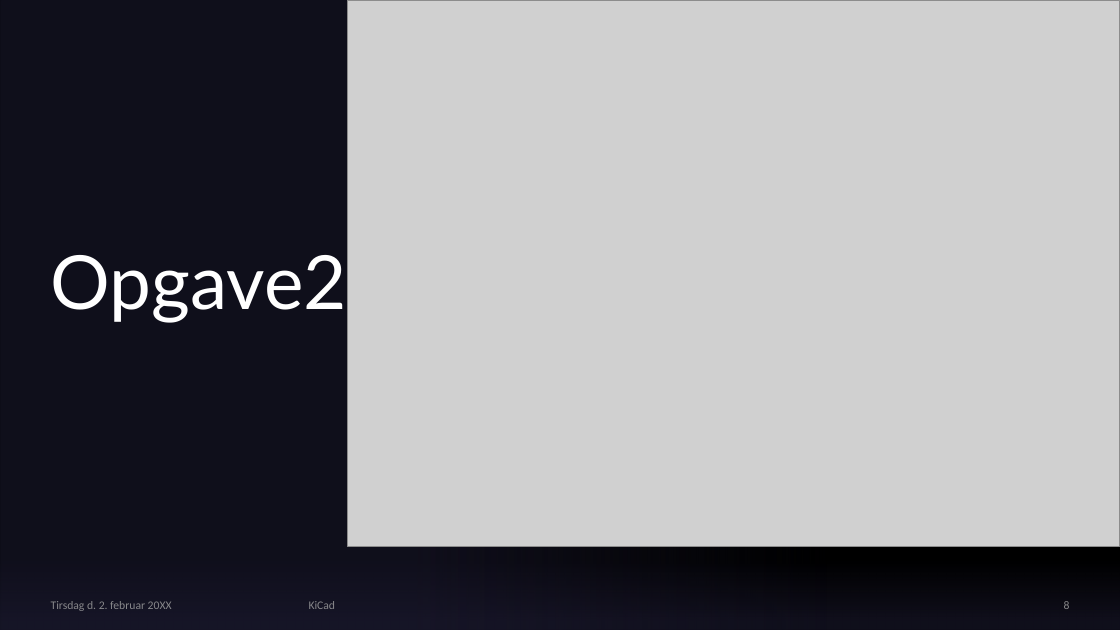
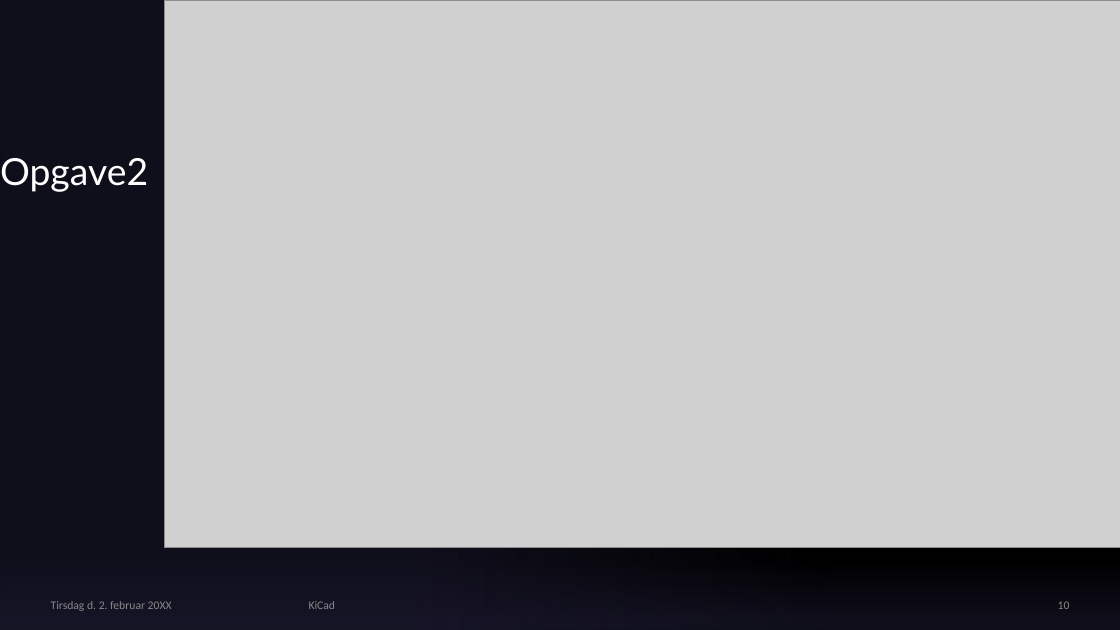
Before and after one commit to IDASeminar/KicadVsOrcad, a slide deck: slide 10 of Kicad 6.pptx (slide 8 before the commit). Drawn at 1120x630 pixels with LibreOffice and Linux fonts; fonts in the diff are those of the drawing; grey boxes stand for pictures; background and template pictures are left out. Boxes give left, top, right and bottom in pixels: in the first picture for what was removed or moved away, otherwise in the second. Text is boxed around its words. In the diff, an @@ line names an element or a change of style, - is before the commit and + after.

```diff
--- a/Kicad 6.pptx
+++ b/Kicad 6.pptx
@@ title "Opgave2" moved from (x1=51, y1=255, x2=347, y2=323) to (x1=0, y1=158, x2=148, y2=192) @@
@@ title "Opgave2" at (x1=0, y1=158, x2=148, y2=192): size 64 to 32 pt @@
@@ picture resized from (x1=348, y1=0, x2=1120, y2=547) to (x1=165, y1=0, x2=1120, y2=548) @@
@@ page number at (x1=1058, y1=601, x2=1070, y2=609): text changed @@
-8
+10
```
Also in this commit, not shown: 1 other slide changed.
